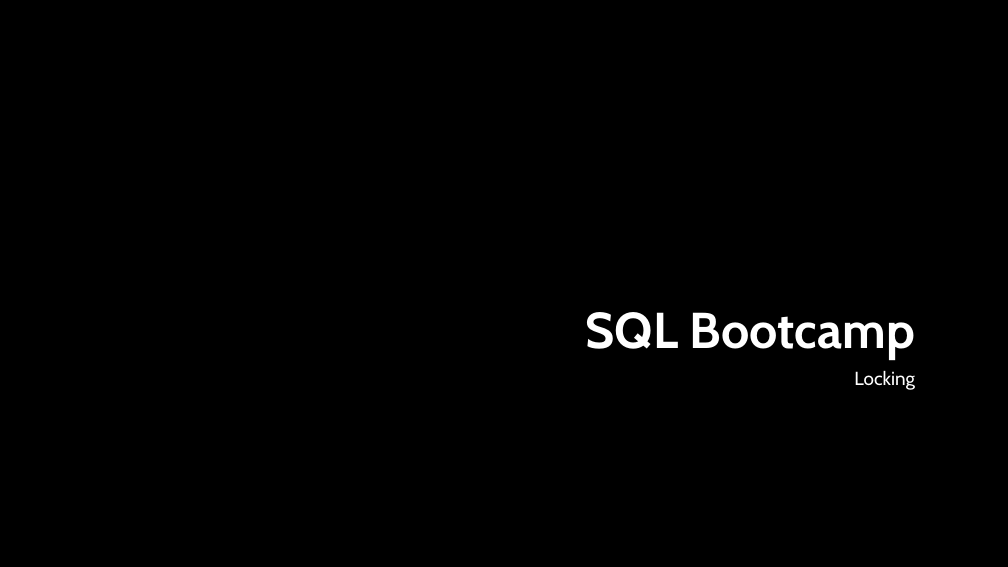
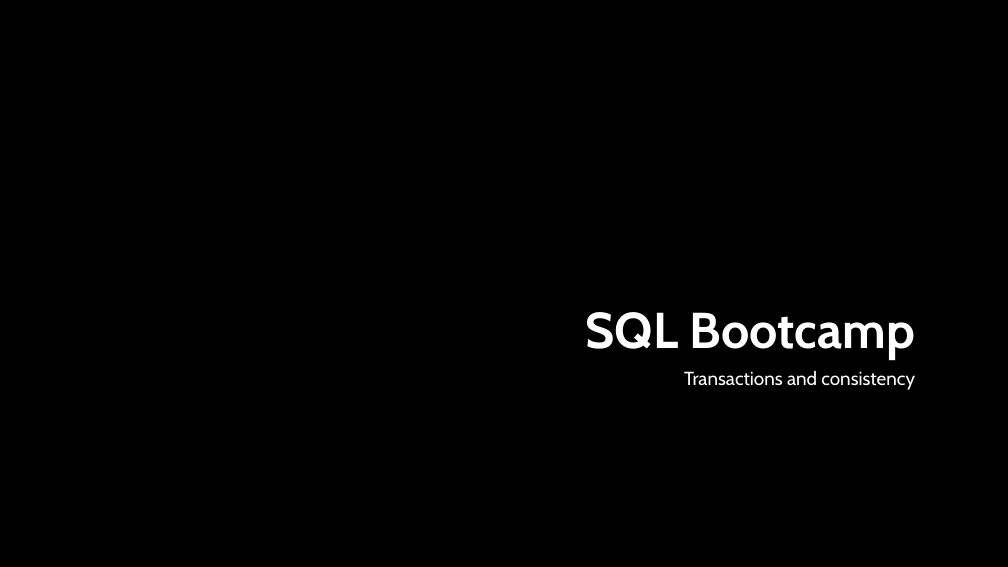
Before and after one commit to sabinio/SQLTraining, a slide deck: slide 1 of Slides/2. Locking.pptx. Drawn at 1008x567 pixels with LibreOffice and Linux fonts; fonts in the diff are those of the drawing; background and template pictures are left out. Boxes give left, top, right and bottom in pixels: in the first picture for what was removed or moved away, otherwise in the second. Text is boxed around its words. In the diff, an @@ line names an element or a change of style, - is before the commit and + after.

Commit message:
Locking slides as used in session 2. Updates to VM scripts for training session.

```diff
--- a/Slides/2. Locking.pptx
+++ b/Slides/2. Locking.pptx
@@ subtitle at bbox=[684, 371, 915, 390]: text changed @@
-Locking
+Transactions and consistency
```
Also in this commit, not shown: 10 other slides changed, 34 slides added, 3 other files.
